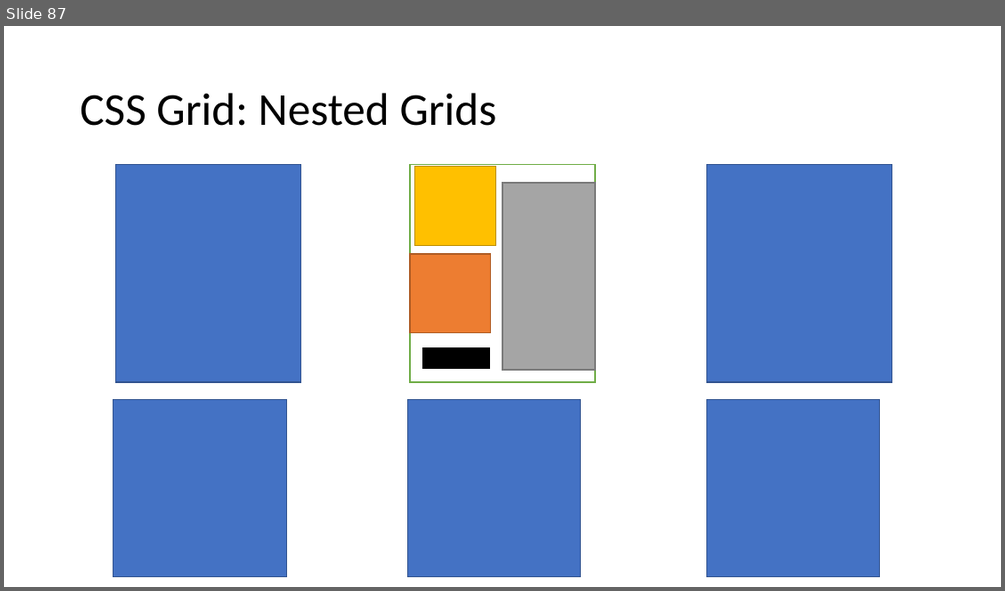
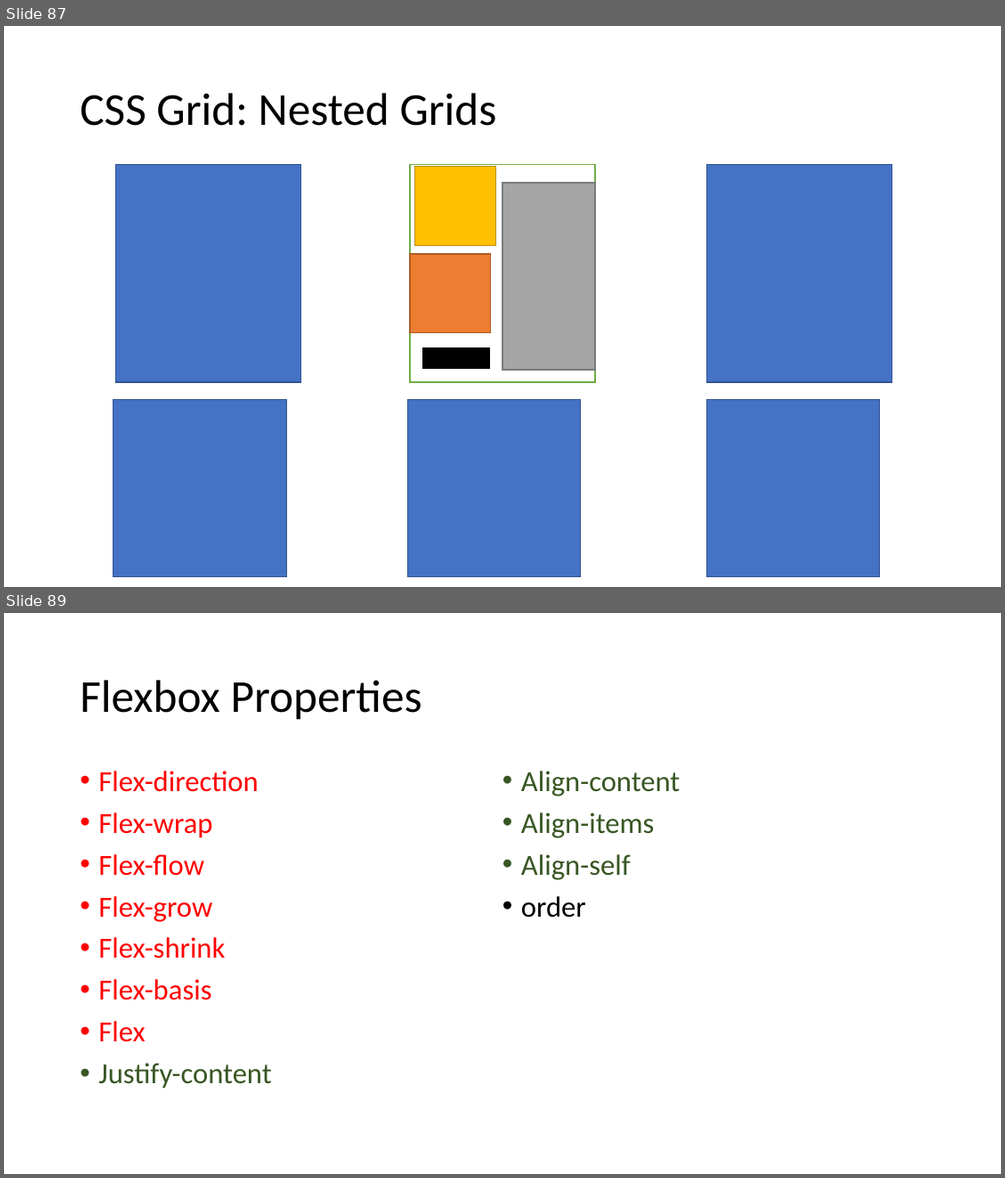
Before and after one commit to PiyushChaturvedii/Batch04, a slide deck: CSS.pptx. Shown one above the other, each under a label of ours: slide 87 before the commit, slides 87 and 89 after it; the slides between them are not shown. The pictures are 1005x591 and 1005x1178 pixels, drawn with LibreOffice and Linux fonts; fonts in the diff are those of the drawing. Boxes give left, top, right and bottom in pixels: in the first picture for what was removed or moved away, otherwise in the second. Text is boxed around its words. In the diff, an @@ line names an element or a change of style, - is before the commit and + after.

Commit message:
flexbox

```diff
--- a/CSS.pptx
+++ b/CSS.pptx
@@ slide 89 added at bbox=[4, 613, 1001, 1174], background #FFFFFF @@
@@ title added at bbox=[80, 680, 422, 720], 44 pt, text #000000 @@
+Flexbox Properties
@@ text added at bbox=[98, 771, 680, 1088], 28 pt, text #FF0000 @@
+• Flex-direction
+• Flex-wrap
+• Flex-flow
+• Flex-grow
+• Flex-shrink
+• Flex-basis
+• Flex
+• Justify-content
+• Align-content
+• Align-items
+• Align-self
+• order
```
Also in this commit, not shown: 8 other slides added, 6 other files.
